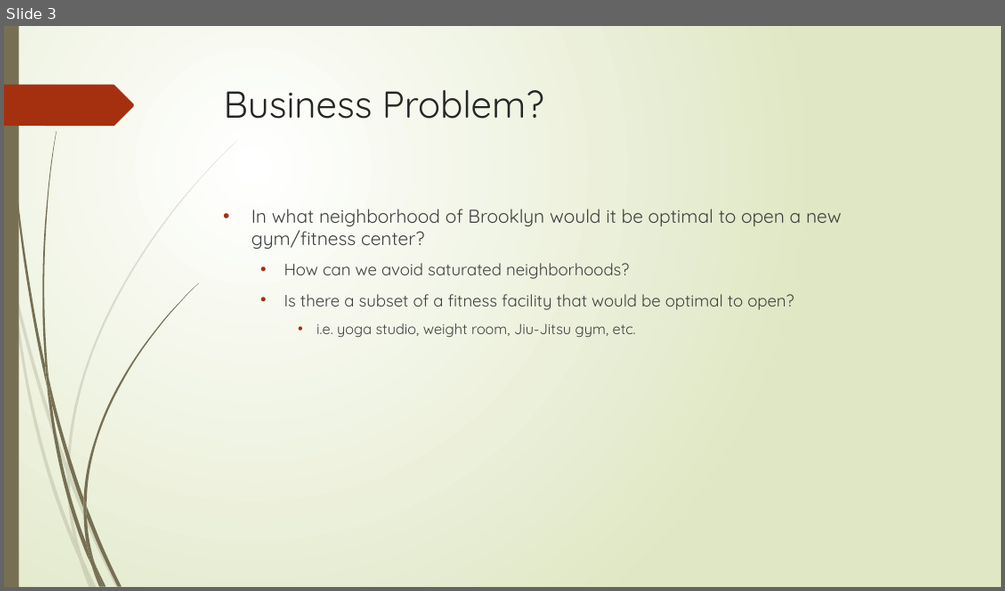
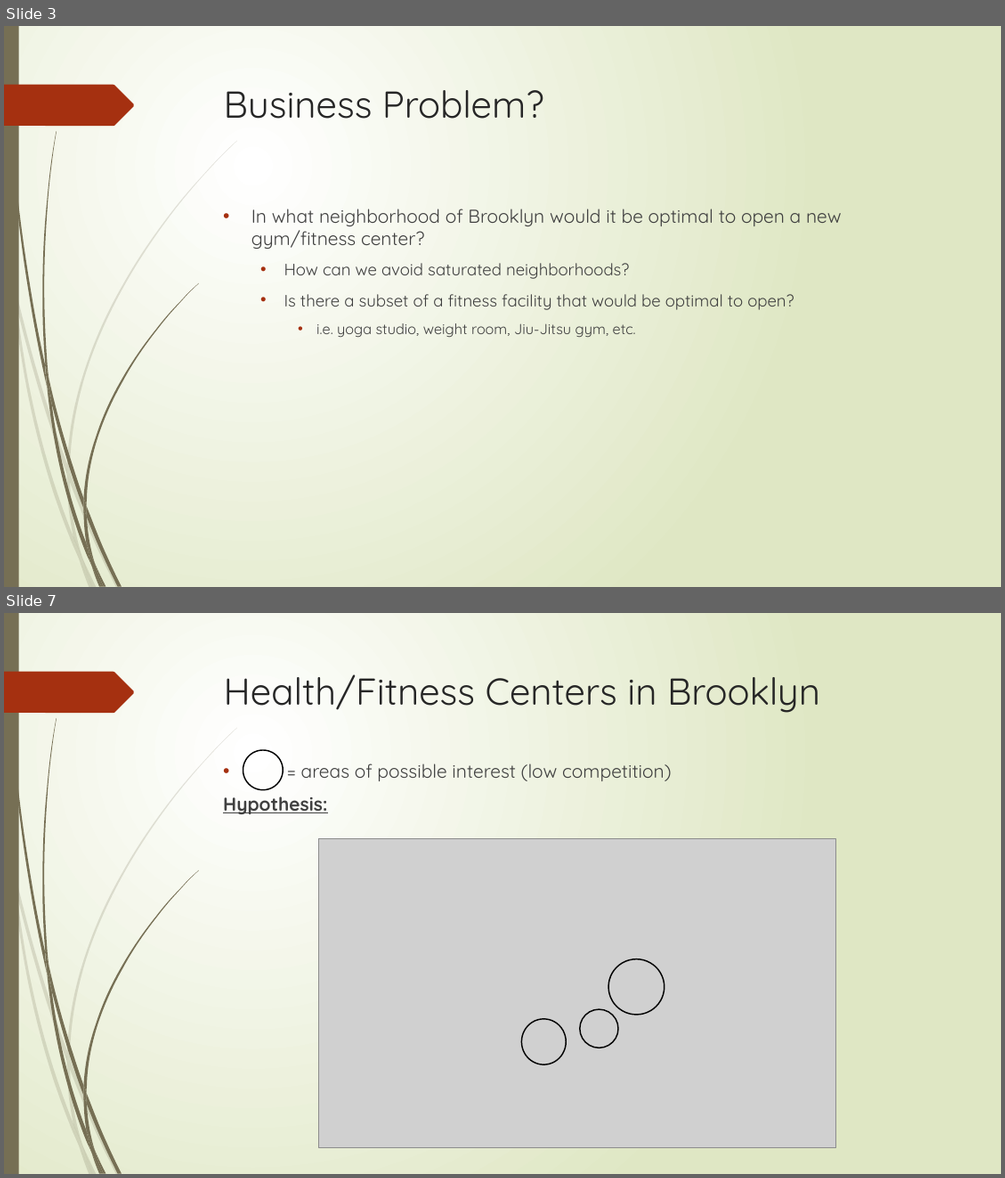
Before and after one commit to ajncle/The-Battle-of-Neighborhoods, a slide deck: Optimal Location for a Gym in Brooklyn.pptx. Shown one above the other, each under a label of ours: slide 3 before the commit, slides 3 and 7 after it; the slides between them are not shown. The pictures are 1005x591 and 1005x1178 pixels, drawn with LibreOffice and Linux fonts; fonts in the diff are those of the drawing; grey boxes stand for pictures. Boxes give left, top, right and bottom in pixels: in the first picture for what was removed or moved away, otherwise in the second. Text is boxed around its words. In the diff, an @@ line names an element or a change of style, - is before the commit and + after.

```diff
--- a/Optimal Location for a Gym in Brooklyn.pptx
+++ b/Optimal Location for a Gym in Brooklyn.pptx
@@ slide 7 added at [4,613,1001,1174], background gradient #FFFFFF to #DFE8C4; not listed: 24 template elements that a slide beside it also shows @@
@@ title added at [224,674,820,713], 36 pt, text #262626 @@
+Health/Fitness Centers in Brooklyn
@@ text added at [223,763,671,814], 18 pt, text #404040 @@
+• = areas of possible interest (low competition)
+Hypothesis:
@@ ellipse added at [243,750,283,789], outline #000000 1.25 pt @@
@@ picture added at [319,839,835,1148] @@
@@ ellipse added at [608,959,664,1014], outline #000000 1.25 pt @@
@@ ellipse added at [580,1009,618,1047], outline #000000 1.25 pt @@
@@ ellipse added at [521,1019,566,1064], outline #000000 1.25 pt @@
```
Also in this commit, not shown: 12 other slides added, 1 slide removed.
